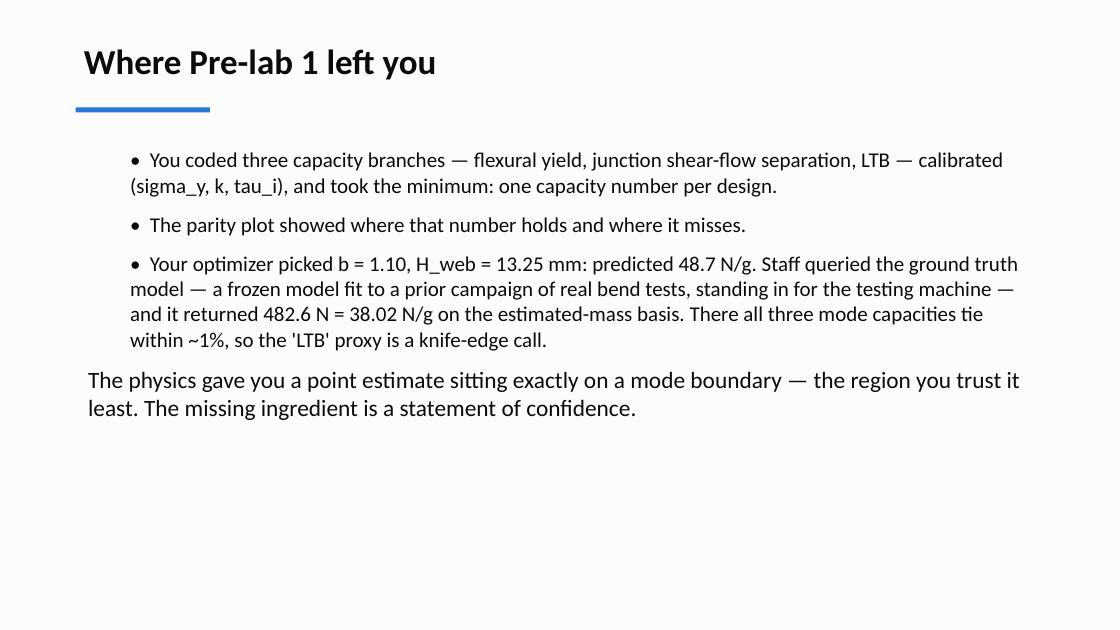
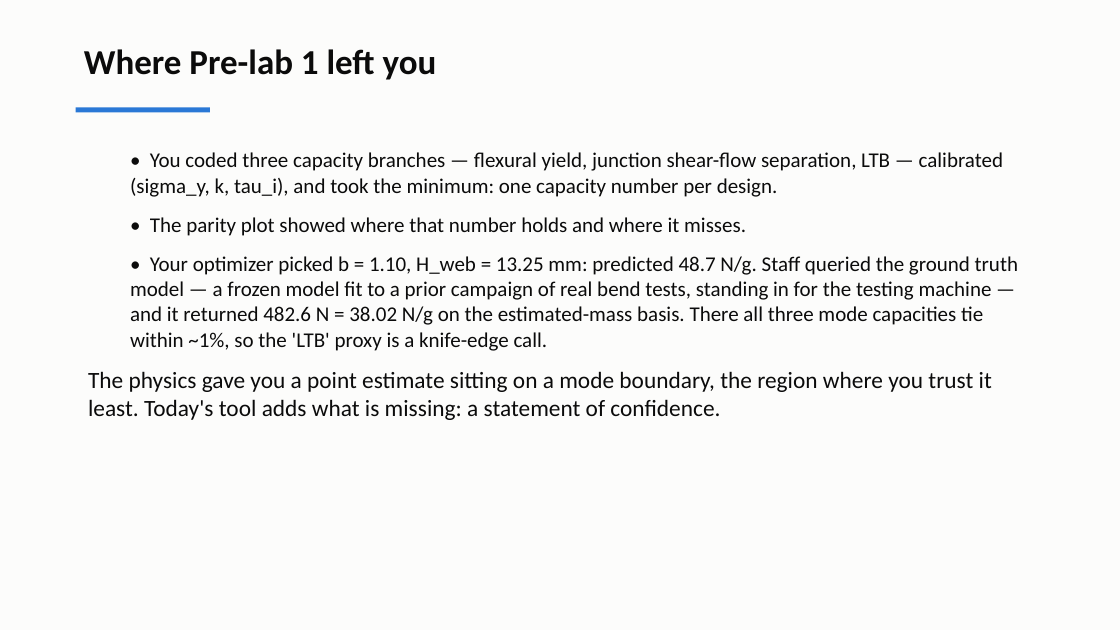
Before and after one commit to andrewvoss8-boop/core-me-data-science-activities-public, a slide deck: slide 2 of me323/Module1_drafts/ME323_Module1_Lecture2.pptx. Drawn at 1120x630 pixels with LibreOffice and Linux fonts; fonts in the diff are those of the drawing. Boxes give left, top, right and bottom in pixels: in the first picture for what was removed or moved away, otherwise in the second. Text is boxed around its words. In the diff, an @@ line names an element or a change of style, - is before the commit and + after.

```diff
--- a/me323/Module1_drafts/ME323_Module1_Lecture2.pptx
+++ b/me323/Module1_drafts/ME323_Module1_Lecture2.pptx
@@ text at box(88, 371, 992, 420): text changed @@
-The physics gave you a point estimate sitting exactly on a mode boundary — the region you trust it least. The missing ingredient is a statement of confidence.
+The physics gave you a point estimate sitting on a mode boundary, the region where you trust it least. Today's tool adds what is missing: a statement of confidence.
```
Also in this commit, not shown: 5 other files.
